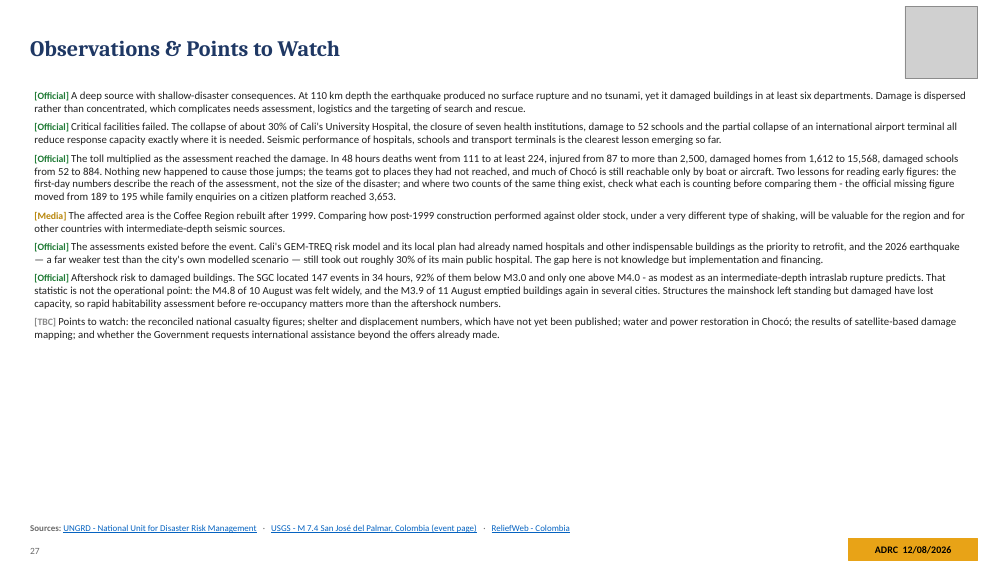
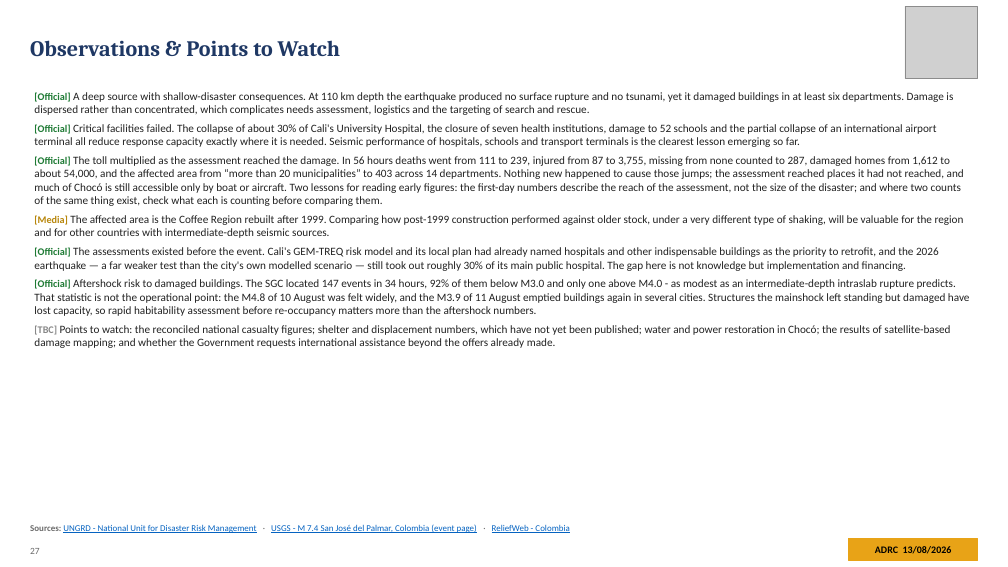
Before and after one commit to kochobi-max/whatsmap, a slide deck: slide 27 of reports/colombia_eq_20260810/output/ADRC_EQ_COL_Choco_20260810_EN.pptx. Drawn at 1008x567 pixels with LibreOffice and Linux fonts; fonts in the diff are those of the drawing; grey boxes stand for pictures. Boxes give left, top, right and bottom in pixels: in the first picture for what was removed or moved away, otherwise in the second. Text is boxed around its words. In the diff, an @@ line names an element or a change of style, - is before the commit and + after.

```diff
--- a/reports/colombia_eq_20260810/output/ADRC_EQ_COL_Choco_20260810_EN.pptx
+++ b/reports/colombia_eq_20260810/output/ADRC_EQ_COL_Choco_20260810_EN.pptx
@@ text at [34,92,970,348]: size 9.3 to 9.7 pt in "[Official]", "[Official]", "[Media]", "[Official]" and 2 more places; size 10.3 to 10.7 pt in "A deep source with shallow-disaster consequences. At ...", "Critical facilities failed. The collapse of about ...", "The affected area is the Coffee Region ...", "The assessments existed before the event. Cali's ..." and 2 more places @@
@@ text at [34,156,964,206]: text changed; size 10.3 to 10.7 pt @@
-• [Official] The toll multiplied as the assessment reached the damage. In 48 hours deaths went from 111 to at least 224, injured from 87 to more than 2,500, damaged homes from 1,612 to 15,568, damaged schools from 52 to 884. Nothing new happened to cause those jumps; the teams got to places they had not reached, and much of Chocó is still reachable only by boat or aircraft. Two lessons for reading early figures: the first-day numbers describe the reach of the assessment, not the size of the disaster; and where two counts of the same thing exist, check what each is counting before comparing them - the official missing figure moved from 189 to 195 while family enquiries on a citizen platform reached 3,653.
+• [Official] The toll multiplied as the assessment reached the damage. In 56 hours deaths went from 111 to 239, injured from 87 to 3,755, missing from none counted to 287, damaged homes from 1,612 to about 54,000, and the affected area from “more than 20 municipalities” to 403 across 14 departments. Nothing new happened to cause those jumps; the assessment reached places it had not reached, and much of Chocó is still accessible only by boat or aircraft. Two lessons for reading early figures: the first-day numbers describe the reach of the assessment, not the size of the disaster; and where two counts of the same thing exist, check what each is counting before comparing them.
```
Also in this commit, not shown: 31 other slides changed, 1 slide added, 8 other files.
